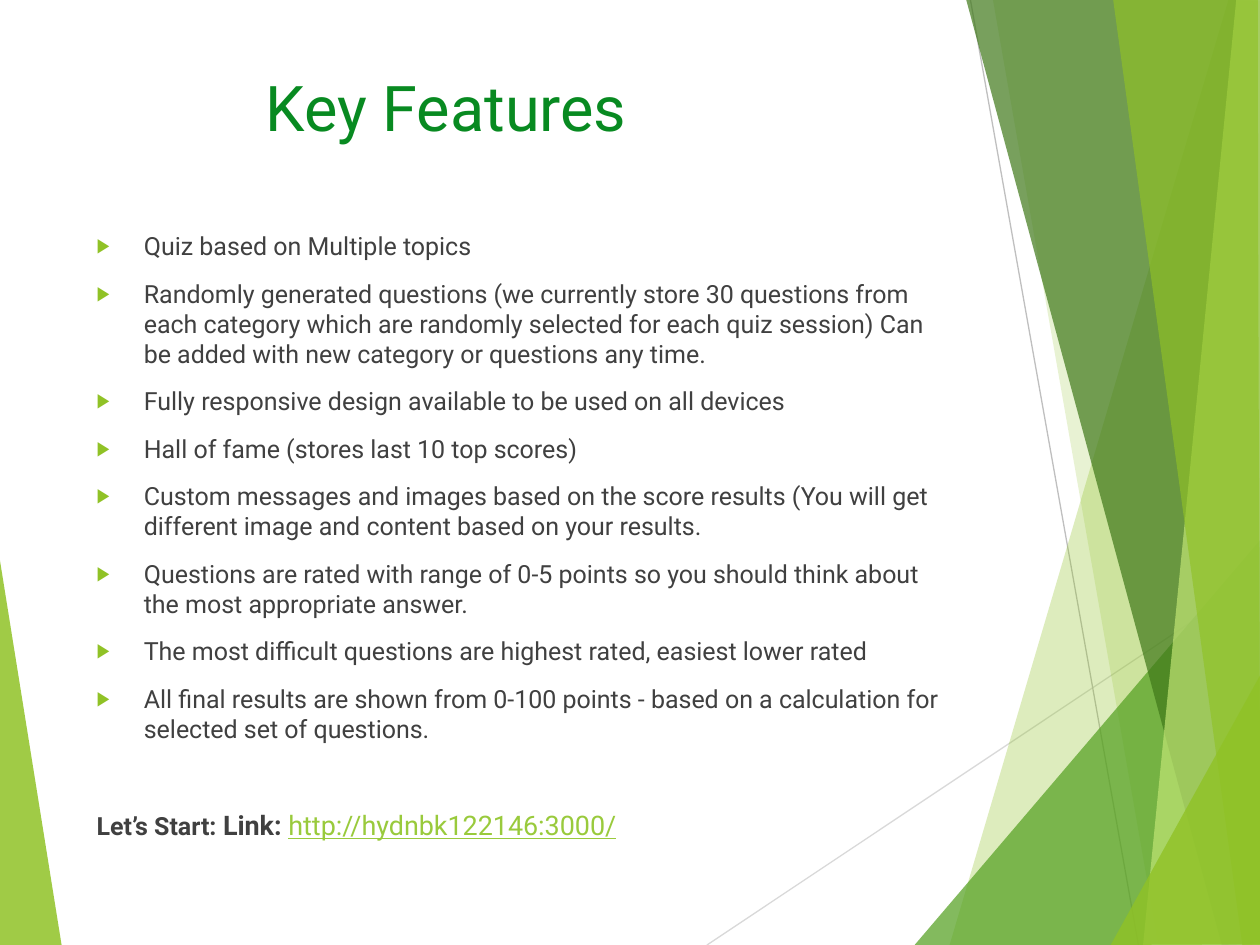
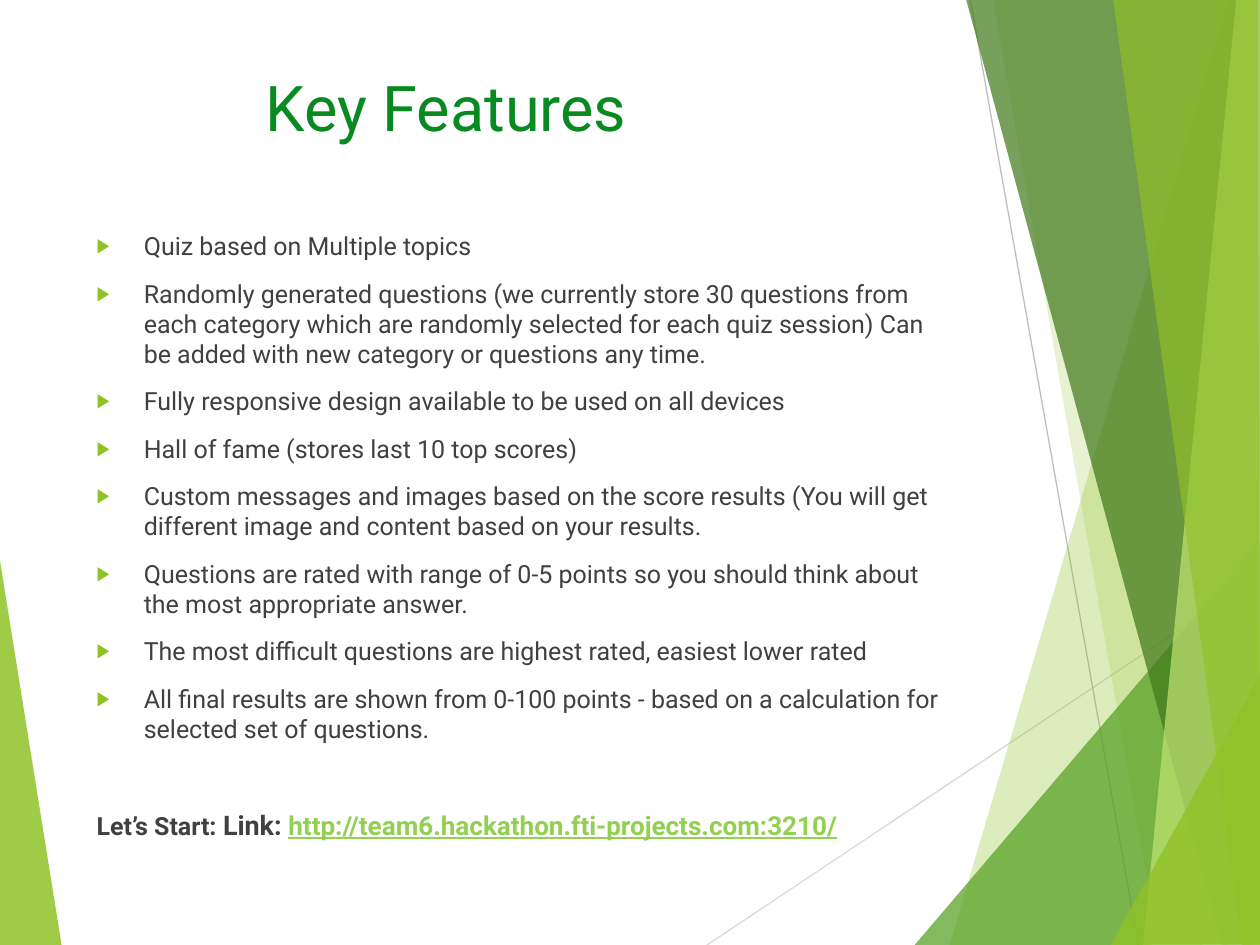
Before and after one commit to ChaituKNag/franklin-hackathon, a slide deck: slide 4 of quizathon.pptx. Drawn at 1260x945 pixels with LibreOffice and Linux fonts; fonts in the diff are those of the drawing; background and template pictures are left out. Boxes give left, top, right and bottom in pixels: in the first picture for what was removed or moved away, otherwise in the second. Text is boxed around its words. In the diff, an @@ line names an element or a change of style, - is before the commit and + after.

```diff
--- a/quizathon.pptx
+++ b/quizathon.pptx
@@ text at [97, 814, 836, 841]: text changed; size 15.4 to 14.9 pt; text colour #99CA3C to #92D050; bold on @@
-Let’s Start: Link: http://hydnbk122146:3000/
+Let’s Start: Link: http://team6.hackathon.fti-projects.com:3210/
```
Also in this commit, not shown: 1 slide added.
